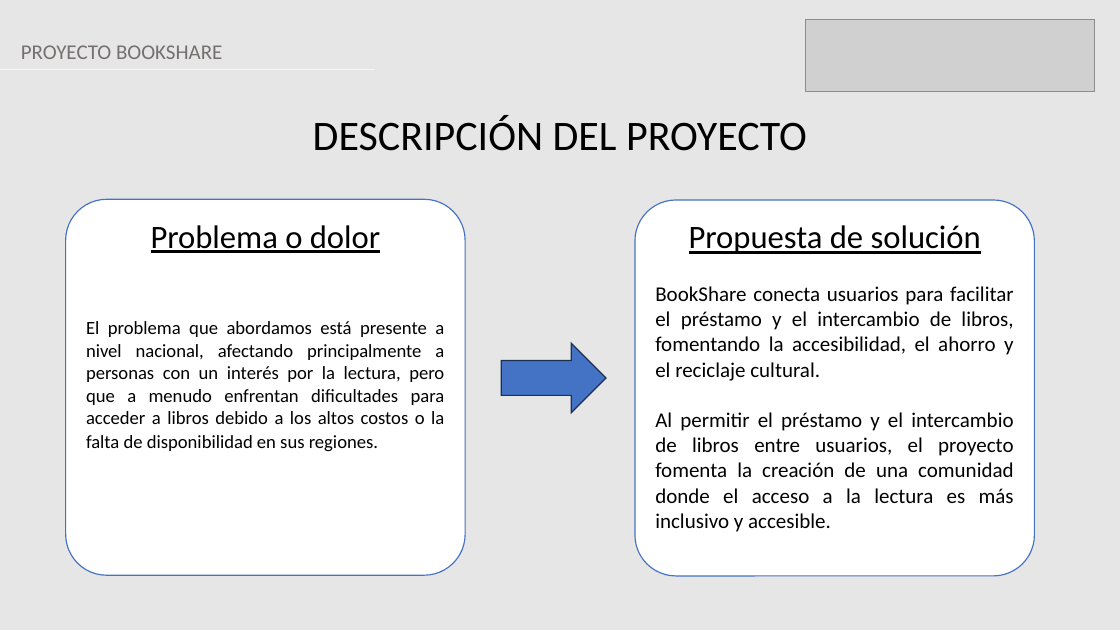
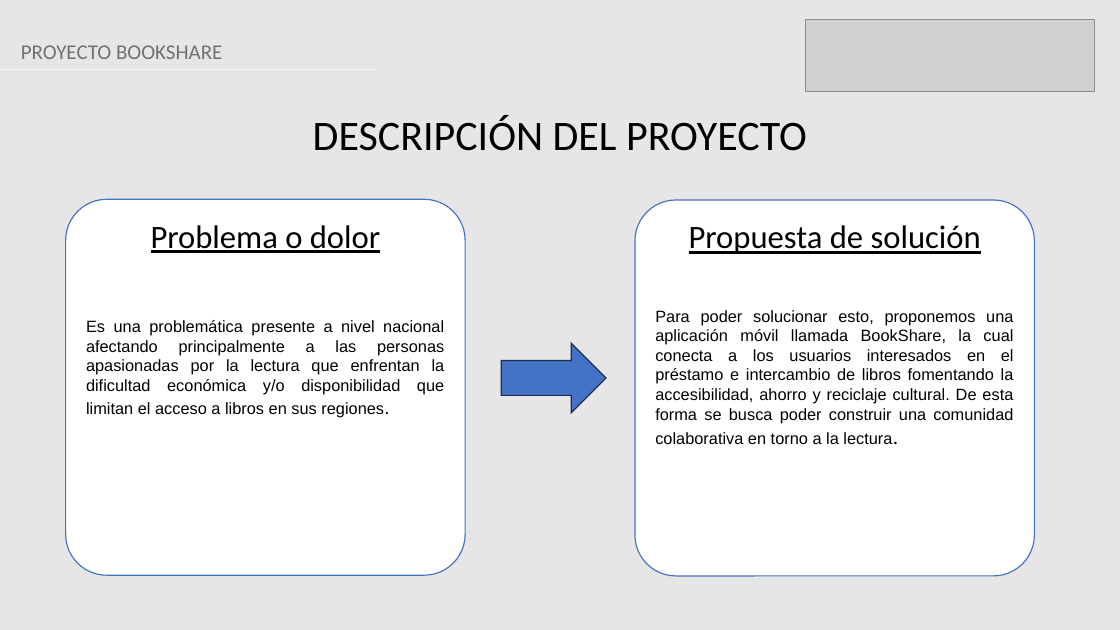
Before and after one commit to Zer0sBl4ck/capstone2024-2, a slide deck: slide 3 of Fase 3/Presentación Proyecto.pptx. Drawn at 1120x630 pixels with LibreOffice and Linux fonts; fonts in the diff are those of the drawing; grey boxes stand for pictures. Boxes give left, top, right and bottom in pixels: in the first picture for what was removed or moved away, otherwise in the second. Text is boxed around its words. In the diff, an @@ line names an element or a change of style, - is before the commit and + after.

```diff
--- a/Fase 3/Presentación Proyecto.pptx
+++ b/Fase 3/Presentación Proyecto.pptx
@@ text in rounded rectangle at (86, 320, 445, 418): text changed; size 16 to 14 pt; font Calibri to Arial @@
-El problema que abordamos está presente a nivel nacional, afectando principalmente a personas con un interés por la lectura, pero que a menudo enfrentan dificultades para acceder a libros debido a los altos costos o la falta de disponibilidad en sus regiones.
+Es una problemática presente a nivel nacional afectando principalmente a las personas apasionadas por la lectura que enfrentan la dificultad económica y/o disponibilidad que limitan el acceso a libros en sus regiones.
@@ text in rounded rectangle at (655, 310, 1014, 444): text changed; size 18 to 14 pt; font Calibri to Arial @@
-BookShare conecta usuarios para facilitar el préstamo y el intercambio de libros, fomentando la accesibilidad, el ahorro y el reciclaje cultural.
-Al permitir el préstamo y el intercambio de libros entre usuarios, el proyecto fomenta la creación de una comunidad donde el acceso a la lectura es más inclusivo y accesible.
+Para poder solucionar esto, proponemos una aplicación móvil llamada BookShare, la cual conecta a los usuarios interesados en el préstamo e intercambio de libros fomentando la accesibilidad, ahorro y reciclaje cultural. De esta forma se busca poder construir una comunidad colaborativa en torno a la lectura.
```
Also in this commit, not shown: 4 other slides changed, 2 other files.
